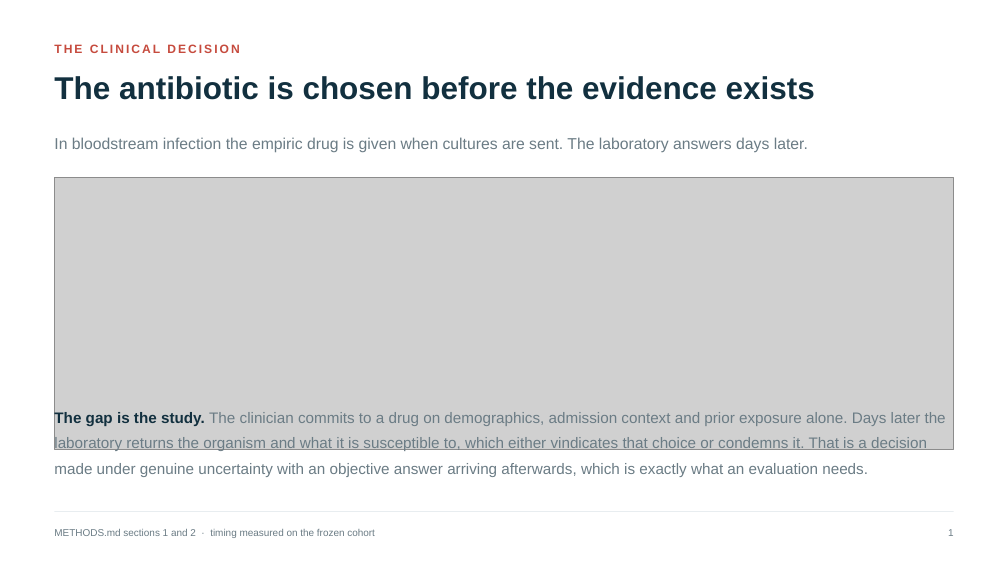
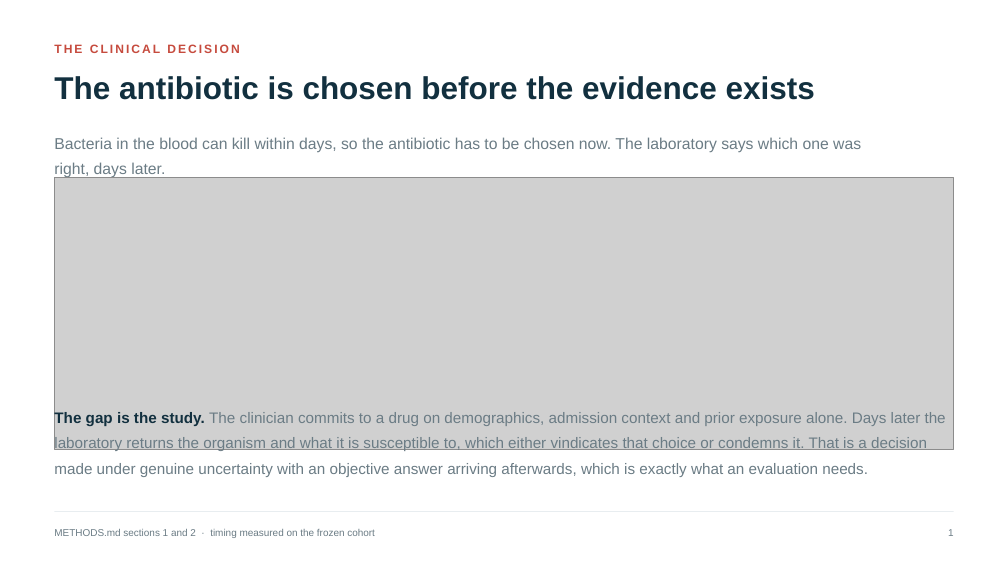
Before and after one commit to hayat-shomique/antibiotic-debate-mimic, a slide deck: slide 2 of deck/Shomique_Hayat_UNIQ_antibiotic_agents.pptx. Drawn at 1008x567 pixels with LibreOffice and Linux fonts; fonts in the diff are those of the drawing; grey boxes stand for pictures. Boxes give left, top, right and bottom in pixels: in the first picture for what was removed or moved away, otherwise in the second. Text is boxed around its words. In the diff, an @@ line names an element or a change of style, - is before the commit and + after.

```diff
--- a/deck/Shomique_Hayat_UNIQ_antibiotic_agents.pptx
+++ b/deck/Shomique_Hayat_UNIQ_antibiotic_agents.pptx
@@ text at [54,137,861,178]: text changed @@
-In bloodstream infection the empiric drug is given when cultures are sent. The laboratory answers days later.
+Bacteria in the blood can kill within days, so the antibiotic has to be chosen now. The laboratory says which one was right, days later.
```
Also in this commit, not shown: 14 other slides changed, 2 slides added, 10 other files.
